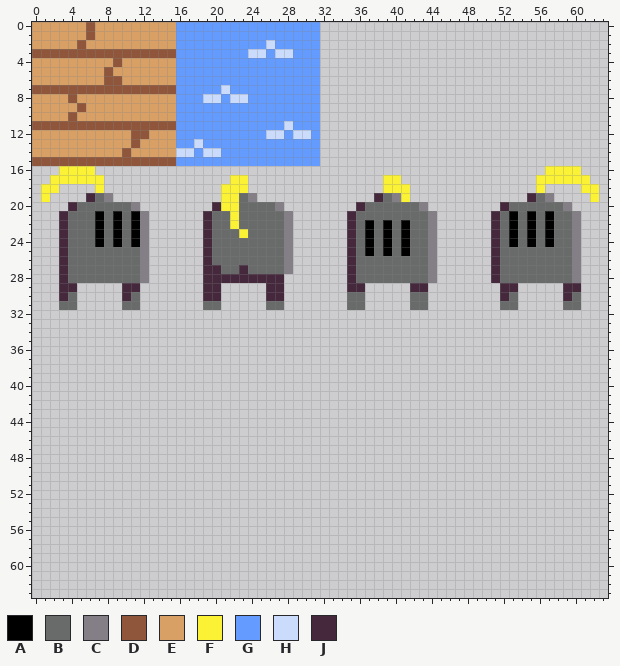
Pixel-art sprite, stored at docs/i.png. Above is the file before it was changed.
The file is 64x64 pixels.
Palette (. is transparent): A #000000  B #696a6a  C #847e87  D #8f563b  E #d9a066  F #fbf236  G #639bff  H #cbdbfc  J #45283c
Pixels before (only the part around the change), first column x 0:
 0 EEEEEEDEEEEEEEEEGGGGGGGGGGGGGGGG................................
 1 EEEEEEDEEEEEEEEEGGGGGGGGGGGGGGGG................................
 2 EEEEEDEEEEEEEEEEGGGGGGGGGGHGGGGG................................
 3 DDDDDDDDDDDDDDDDGGGGGGGGHHGHHGGG................................
 4 EEEEEEEEEDEEEEEEGGGGGGGGGGGGGGGG................................
 5 EEEEEEEEDEEEEEEEGGGGGGGGGGGGGGGG................................
 6 EEEEEEEEDDEEEEEEGGGGGGGGGGGGGGGG................................
 7 DDDDDDDDDDDDDDDDGGGGGHGGGGGGGGGG................................
 8 EEEEDEEEEEEEEEEEGGGHHGHHGGGGGGGG................................
 9 EEEEEDEEEEEEEEEEGGGGGGGGGGGGGGGG................................
10 EEEEDEEEEEEEEEEEGGGGGGGGGGGGGGGG................................
11 DDDDDDDDDDDDDDDDGGGGGGGGGGGGHGGG................................
12 EEEEEEEEEEEDDEEEGGGGGGGGGGHHGHHG................................
13 EEEEEEEEEEEDEEEEGGHGGGGGGGGGGGGG................................
14 EEEEEEEEEEDEEEEEHHGHHGGGGGGGGGGG................................
15 DDDDDDDDDDDDDDDDGGGGGGGGGGGGGGGG................................
16 ...FFFF..................................................FFFF...
17 ..FFFFFF..............FF...............FF...............FFFFFF..
18 .FF....F.............FFF...............FFF..............F....FF.
19 .F....JBC............FFBC.............JBCF.............JBC....F.
20 ....JBBBBBBC........JFFBBBBC........JBBBBBBC........JBBBBBBC....
21 ...JBBBABABAC......JBBFBBBBBC......JBBBBBBBBC......JBABABABBC...
22 ...JBBBABABAC......JBBFBBBBBC......JBABABABBC......JBABABABBC...
23 ...JBBBABABAC......JBBBFBBBBC......JBABABABBC......JBABABABBC...
24 ...JBBBABABAC......JBBBBBBBBC......JBABABABBC......JBABABABBC...
25 ...JBBBBBBBBC......JBBBBBBBBC......JBABABABBC......JBBBBBBBBC...
26 ...JBBBBBBBBC......JBBBBBBBBC......JBBBBBBBBC......JBBBBBBBBC...
27 ...JBBBBBBBBC......JJBBJBBBBC......JBBBBBBBBC......JBBBBBBBBC...
28 ...JBBBBBBBBC......JJJJJJJJJ.......JBBBBBBBBC......JBBBBBBBBC...
29 ...JJ.....JJ.......JJ.....JJ.......JJ.....JJ........JJ.....JJ...
30 ...JB.....JB.......JJ.....JJ.......BB.....BB........JB.....JB...
31 ...BB.....BB.......BB.....BB.......BB.....BB........BB.....BB...
32 ................................................................
33 ................................................................
34 ................................................................
35 ................................................................
36 ................................................................
37 ................................................................
38 ................................................................
39 ................................................................
40 ................................................................
41 ................................................................
42 ................................................................
43 ................................................................
44 ................................................................
45 ................................................................
46 ................................................................
47 ................................................................
48 ................................................................
49 ................................................................
50 ................................................................
51 ................................................................
52 ................................................................
53 ................................................................
54 ................................................................
55 ................................................................
56 ................................................................
57 ................................................................
58 ................................................................
59 ................................................................
60 ................................................................
61 ................................................................
62 ................................................................
63 ................................................................
Once edited:
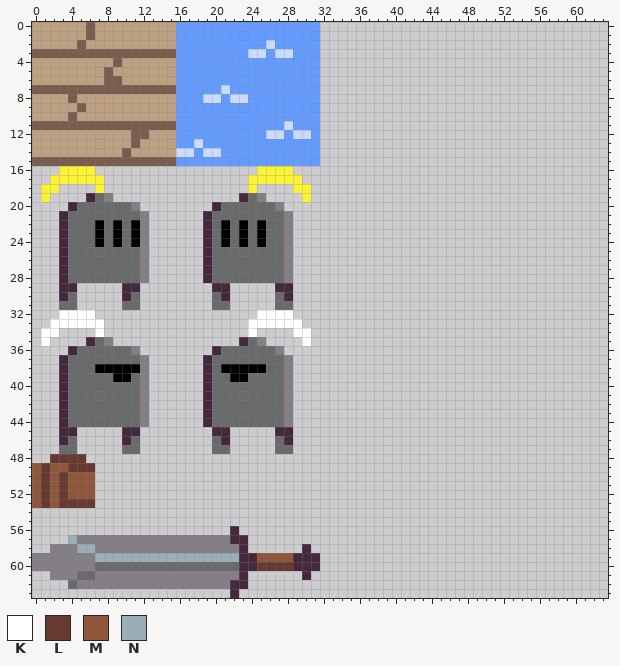
Colours new in this view: K #ffffff  L #663931  M #8f563b  N #9badb7
From old to new:
colour D: #8f563b -> #7b5d4f
colour E: #d9a066 -> #bda082
Changed rows in their new state; - is a pixel that keeps its letter.
first column x 0:
16 -------------------------FFFF----------------------------....--
17 ----------------------..FFFFFF---------..---------------......-
18 ---------------------...F----FF--------...--------------.----..
19 ---------------------..JBC----F-------....-------------...----.
20 ---------------------BB-------------........--------........---
21 -------B-B-B----------B------------..........------..........--
22 ---------------------ABA-A---------..........------..........--
23 ---------------------A-A-A---------..........------..........--
24 ---------------------A-A-A---------..........------..........--
25 -----------------------------------..........------..........--
26 -----------------------------------..........------..........--
27 --------------------B--B-----------..........------..........--
28 --------------------BBBBBBBBC------..........------..........--
29 -------------------.-J----.-J------..-----..--------..-----..--
30 -------------------.BJ----.BJ------..-----..--------..-----..--
31 -------------------.-B----.-B------..-----..--------..-----..--
32 ---KKKK------------------KKKK----------------------------------
33 --KKKKKK----------------KKKKKK---------------------------------
34 -KK----K----------------K----KK--------------------------------
35 -K----JBC--------------JBC----K--------------------------------
36 ----JBBBBBBC--------JBBBBBBC-----------------------------------
37 ---JBBBBBBBBC------JBBBBBBBBC----------------------------------
38 ---JBBBAAAAAC------JBAAAAABBC----------------------------------
39 ---JBBBBBAABC------JBBAABBBBC----------------------------------
40 ---JBBBBBBBBC------JBBBBBBBBC----------------------------------
41 ---JBBBBBBBBC------JBBBBBBBBC----------------------------------
42 ---JBBBBBBBBC------JBBBBBBBBC----------------------------------
43 ---JBBBBBBBBC------JBBBBBBBBC----------------------------------
44 ---JBBBBBBBBC------JBBBBBBBBC----------------------------------
45 ---JJ-----JJ--------JJ-----JJ----------------------------------
46 ---JB-----JB--------BJ-----BJ----------------------------------
47 ---BB-----BB--------BB-----BB----------------------------------
48 --LLLL---------------------------------------------------------
49 MLMMLLL--------------------------------------------------------
50 MLMLMMM--------------------------------------------------------
51 MLMLMMM--------------------------------------------------------
52 MLMLMMM--------------------------------------------------------
53 MLMLLLL--------------------------------------------------------
56 ----------------------J----------------------------------------
57 ----NCCCCCCCCCCCCCCCCCJJ---------------------------------------
58 --CCCNNCCCCCCCCCCCCCCCCJ------J--------------------------------
59 CCCCCCCNNNNNNNNNNNNNNNNJJMMMMJJJ-------------------------------
60 CCCCCCCBBBBBBBBBBBBBBBBJJLLLLJJJ-------------------------------
61 --CCCBBCCCCCCCCCCCCCCCCJ------J--------------------------------
62 ----BCCCCCCCCCCCCCCCCCJJ---------------------------------------
63 ----------------------J----------------------------------------
Where, in picture pixels (left, top, right, bottom), the same in both pictures:
changed: (32, 22, 176, 166)
changed: (203, 166, 437, 454)
erased: (491, 166, 599, 310)
changed: (95, 211, 140, 220)
added: (32, 310, 149, 508)
added: (32, 526, 320, 598)
